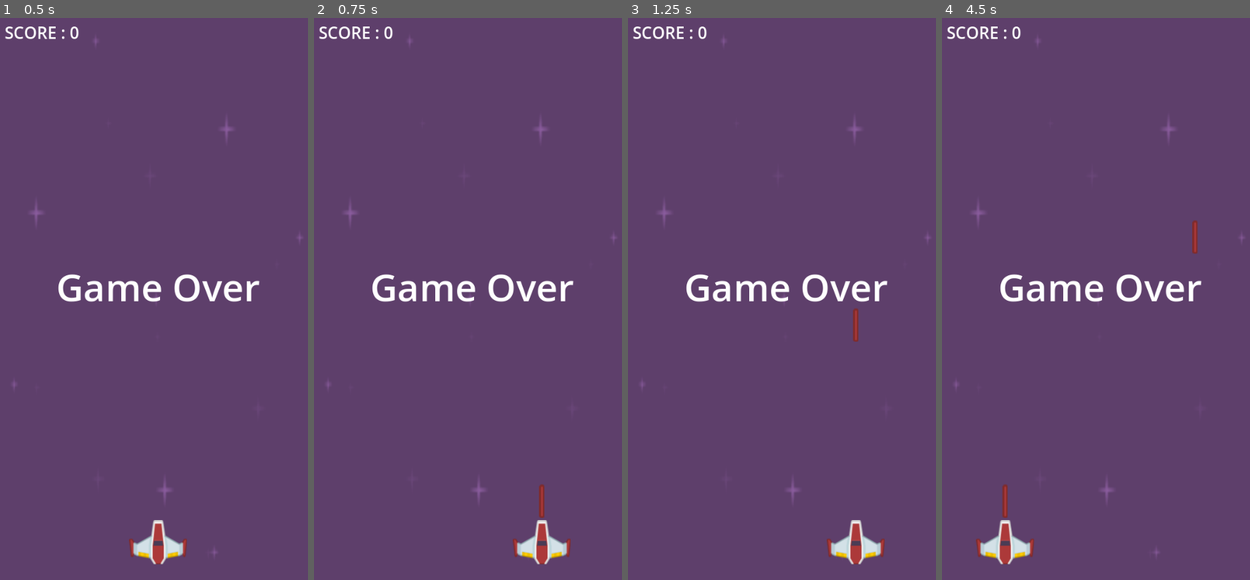
Above: before the commit, frames 1-4 (left to right).
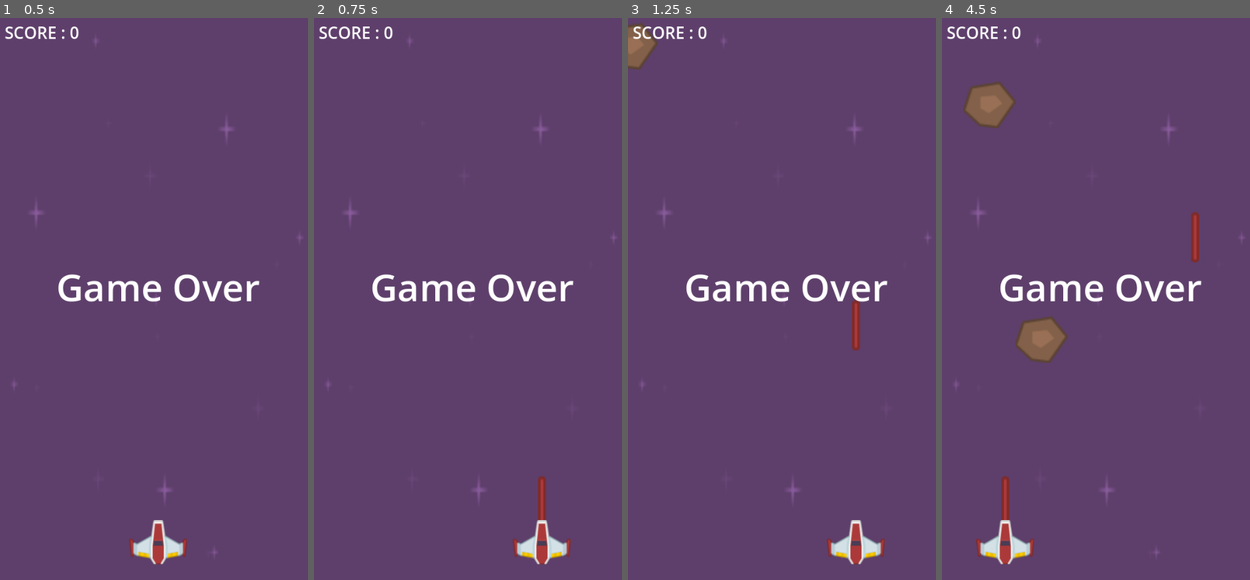
Above: after the commit, the same moments.

Repository: gabriel447/top_invaders
Game: Godot game, scene res://main.tscn
Same seed, same stepped clock (60 frames per second), same inputs: the game is played once before the commit and once after it.
Inputs (mouse positions are in pixels of both pictures, inside the frame that each line leads up to):
- Up to frame 1 (0.5 s): no input
- Up to frame 2 (0.75 s): tap Enter at 0.5 s; move the mouse to (541, 270) at 0.52 s; click (541, 270) at 0.6 s
- Up to frame 3 (1.25 s): no input
- Up to frame 4 (4.5 s): move the mouse to (1037, 327) at 1.27 s; click (1037, 327) at 1.35 s; move the mouse to (1132, 175) at 2.02 s; click (1132, 175) at 2.1 s; move the mouse to (1083, 411) at 2.77 s; click (1083, 411) at 2.85 s; move the mouse to (1194, 383) at 3.52 s; click (1194, 383) at 3.6 s; move the mouse to (1006, 214) at 4.27 s; click (1006, 214) at 4.35 s

Frame 1 is identical in both runs. In frame 2, 0.1% of the frame differs, in the area x 72-76%, y 81-90%; in frame 3, 0.6%; in frame 4, 2.3%, in the area x 6-84%, y 11-90%.

Commit message:
destruindo enemigos

Diff:
--- /dev/null
+++ b/Enemy.gd
@@ -0,0 +1,11 @@
+extends Area2D
+
+@export var speed: float = 400
+@onready var mainScene = $'../..'
+
+func _process(delta):
+	position.y += speed * delta
+
+func _on_area_entered(area):
+	self.queue_free()
+	mainScene.score += 10
--- /dev/null
+++ b/Enemy.tscn
@@ -0,0 +1,21 @@
+[gd_scene load_steps=4 format=3 uid="uid://bqxp0rtg42dol"]
+
+[ext_resource type="Script" path="res://Enemy.gd" id="1_incid"]
+[ext_resource type="Texture2D" uid="uid://cuch0syd0gww1" path="res://meteorBrown_med3.png" id="2_qyoj3"]
+
+[sub_resource type="CircleShape2D" id="CircleShape2D_0eo1t"]
+radius = 20.0
+
+[node name="Enemy" type="Area2D" groups=["enemy"]]
+scale = Vector2(2, 2)
+script = ExtResource("1_incid")
+
+[node name="Meteor" type="Sprite2D" parent="."]
+z_index = 2
+texture = ExtResource("2_qyoj3")
+
+[node name="CollisionShape2D" type="CollisionShape2D" parent="."]
+z_index = 2
+shape = SubResource("CircleShape2D_0eo1t")
+
+[connection signal="area_entered" from="." to="." method="_on_area_entered"]
--- /dev/null
+++ b/EnemySpawner.gd
@@ -0,0 +1,12 @@
+extends Node2D
+
+@export var enemy_tscn: PackedScene
+
+func _on_timer_timeout():
+	var new_enemy = enemy_tscn.instantiate()
+	self.add_child(new_enemy)
+
+	var viewport_with = get_viewport_rect().size.x
+	var rand_x = randf_range(0, viewport_with)
+	new_enemy.position.x = rand_x
+	new_enemy.position.y = -50
--- a/laser.tscn
+++ b/laser.tscn
@@ -8,6 +8,7 @@
 height = 58.0
 
 [node name="Laser" type="Area2D"]
+scale = Vector2(1.5, 1.5)
 script = ExtResource("1_brkl0")
 
 [node name="Sprite2d" type="Sprite2D" parent="."]
--- a/main.tscn
+++ b/main.tscn
@@ -1,10 +1,12 @@
-[gd_scene load_steps=11 format=3 uid="uid://dnprug6651mn6"]
+[gd_scene load_steps=13 format=3 uid="uid://dnprug6651mn6"]
 
 [ext_resource type="Script" path="res://Player.gd" id="1_dvg0y"]
 [ext_resource type="Script" path="res://main.gd" id="1_npfy0"]
+[ext_resource type="PackedScene" uid="uid://bqxp0rtg42dol" path="res://Enemy.tscn" id="2_637vv"]
 [ext_resource type="Texture2D" uid="uid://n15amcx1b25c" path="res://playerShip1_red.png" id="2_cl1ht"]
 [ext_resource type="Texture2D" uid="uid://bjnub7cc4bpak" path="res://purple.png" id="2_h4hj0"]
 [ext_resource type="PackedScene" uid="uid://bt4tutj1h5e3g" path="res://laser.tscn" id="3_ubuoq"]
+[ext_resource type="Script" path="res://EnemySpawner.gd" id="7_j6igd"]
 
 [sub_resource type="CircleShape2D" id="CircleShape2D_lkp3e"]
 radius = 48.28
@@ -70,4 +72,12 @@
 horizontal_alignment = 1
 vertical_alignment = 1
 
+[node name="EnemySpawner" type="Node2D" parent="."]
+script = ExtResource("7_j6igd")
+enemy_tscn = ExtResource("2_637vv")
+
+[node name="Timer" type="Timer" parent="EnemySpawner"]
+autostart = true
+
 [connection signal="area_entered" from="Player" to="Player" method="_on_area_entered"]
+[connection signal="timeout" from="EnemySpawner/Timer" to="EnemySpawner" method="_on_timer_timeout"]
Binary file removed: space.jpeg
Not shown, removed: space.jpeg.import
